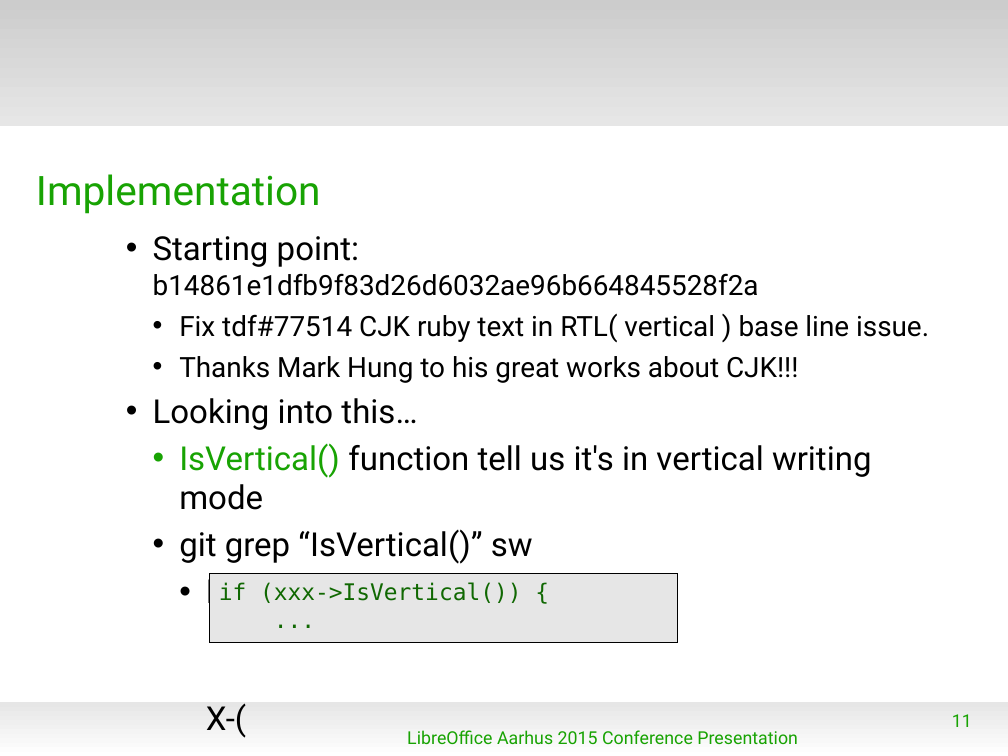
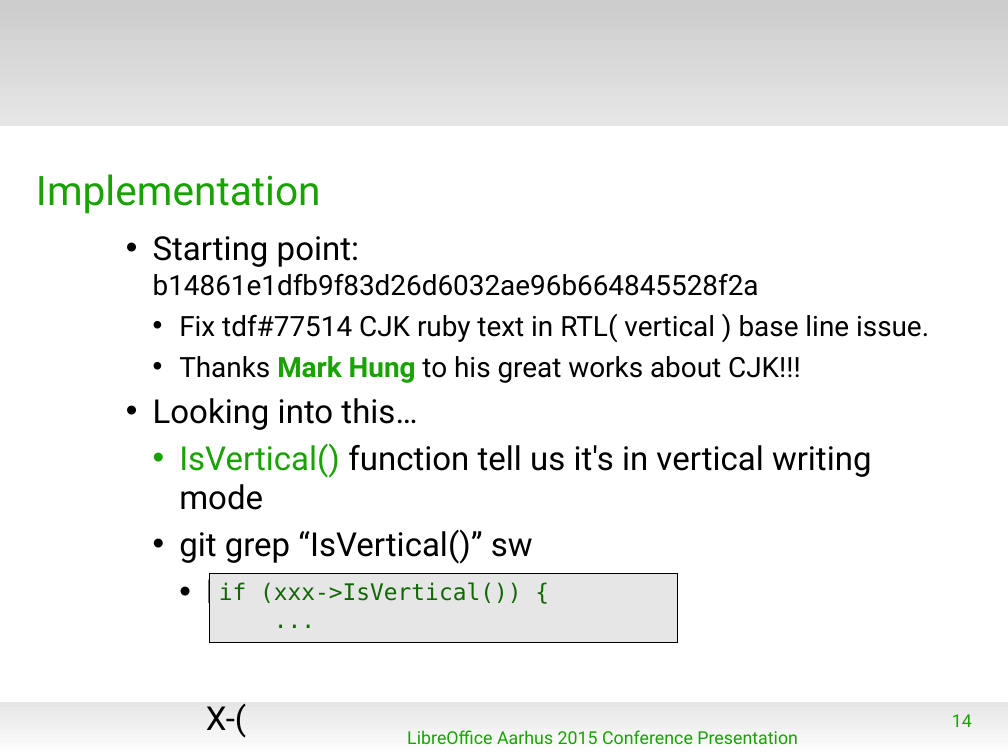
Before and after one commit to naruoga/KantoLibreOffice, a slide deck: slide 14 of others/LibOConf2015_Vertical_Writing_or_Japanese.odp (slide 11 before the commit). Drawn at 1008x756 pixels with LibreOffice and Linux fonts; fonts in the diff are those of the drawing; background and template pictures are left out. Boxes give left, top, right and bottom in pixels: in the first picture for what was removed or moved away, otherwise in the second. Text is boxed around its words. In the diff, an @@ line names an element or a change of style, - is before the commit and + after.

```diff
--- a/others/LibOConf2015_Vertical_Writing_or_Japanese.odp
+++ b/others/LibOConf2015_Vertical_Writing_or_Japanese.odp
@@ text at (x1=179, y1=356, x2=801, y2=383): text colour #000000 to #18A303, bold on in "Mark Hung" @@
@@ page number at (x1=952, y1=714, x2=972, y2=727): text changed @@
-11
+14
```
Also in this commit, not shown: 6 other slides changed, 3 slides added.
